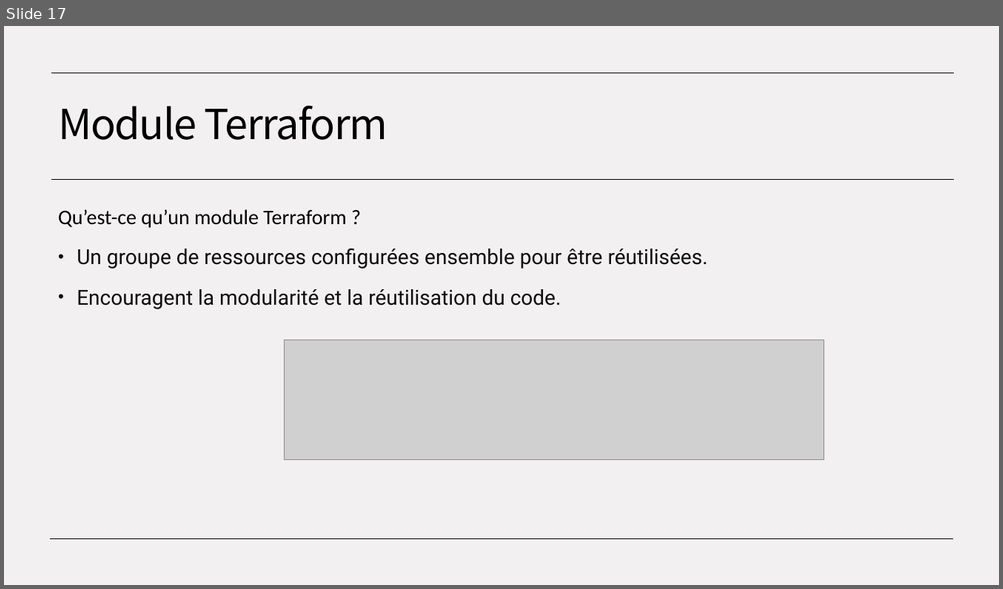
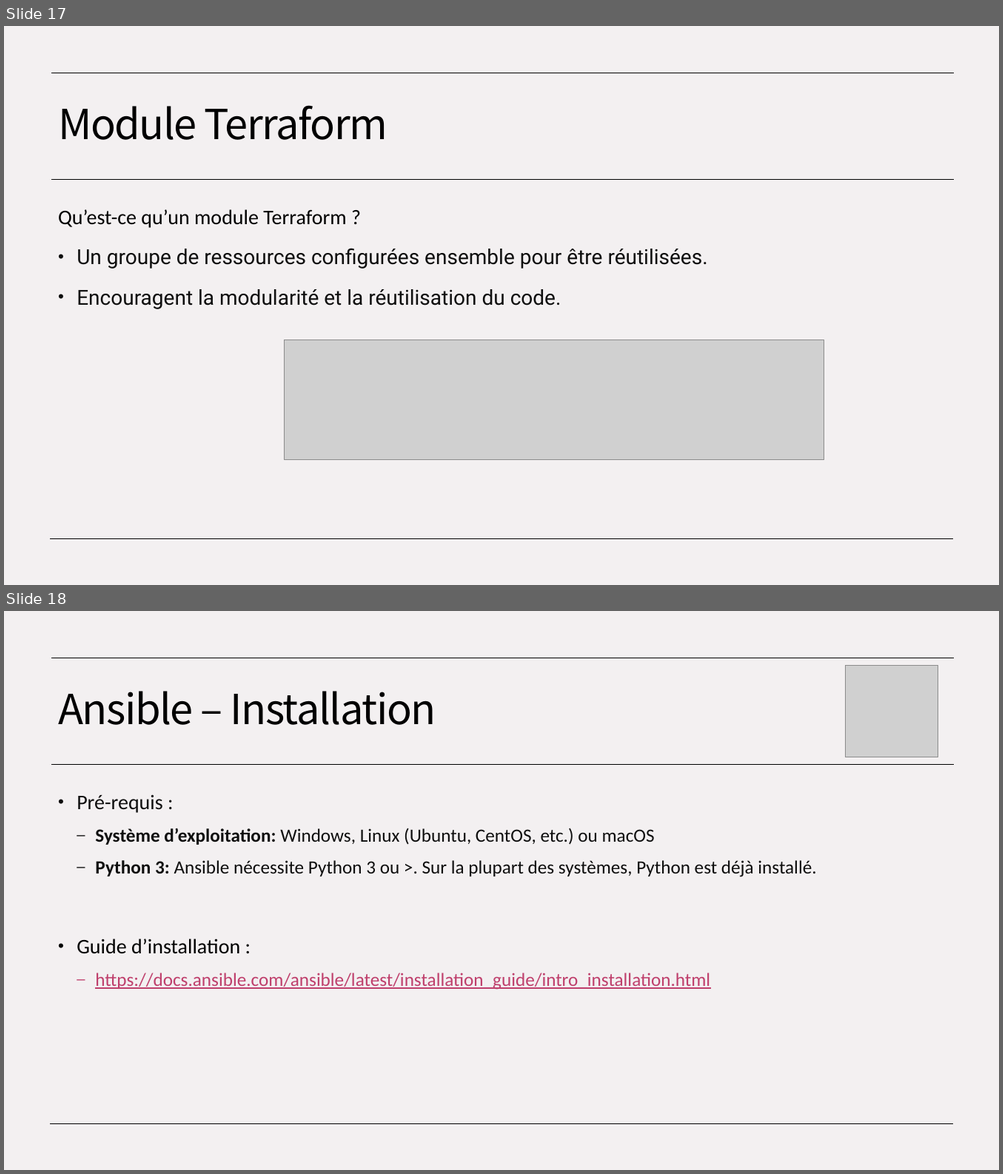
Before and after one commit to ConstevoTechnologies/EPSI---IaC, a slide deck: EPSI - Module IaC.pptx. Shown one above the other, each under a label of ours: slide 17 before the commit, slides 17 and 18 after it. The pictures are 1003x589 and 1003x1174 pixels, drawn with LibreOffice and Linux fonts; fonts in the diff are those of the drawing; grey boxes stand for pictures. Boxes give left, top, right and bottom in pixels: in the first picture for what was removed or moved away, otherwise in the second. Text is boxed around its words. In the diff, an @@ line names an element or a change of style, - is before the commit and + after.

```diff
--- a/EPSI - Module IaC.pptx
+++ b/EPSI - Module IaC.pptx
@@ slide 18 added at box(4, 611, 999, 1170), background #F3F0F1; not listed: 3 template elements that a slide beside it also shows @@
@@ picture added at box(845, 666, 938, 758) @@
@@ title added at box(58, 691, 435, 725), 40 pt, text #000000 @@
+Ansible – Installation
@@ text added at box(77, 795, 816, 990), 18 pt, text #0E0E0E @@
+• Pré-requis :
+  – Système d’exploitation: Windows, Linux (Ubuntu, CentOS, etc.) ou macOS
+  – Python 3: Ansible nécessite Python 3 ou >. Sur la plupart des systèmes, Python est déjà installé.
+• Guide d’installation :
+  – https://docs.ansible.com/ansible/latest/installation_guide/intro_installation.html
```
Also in this commit, not shown: 9 other slides added.
